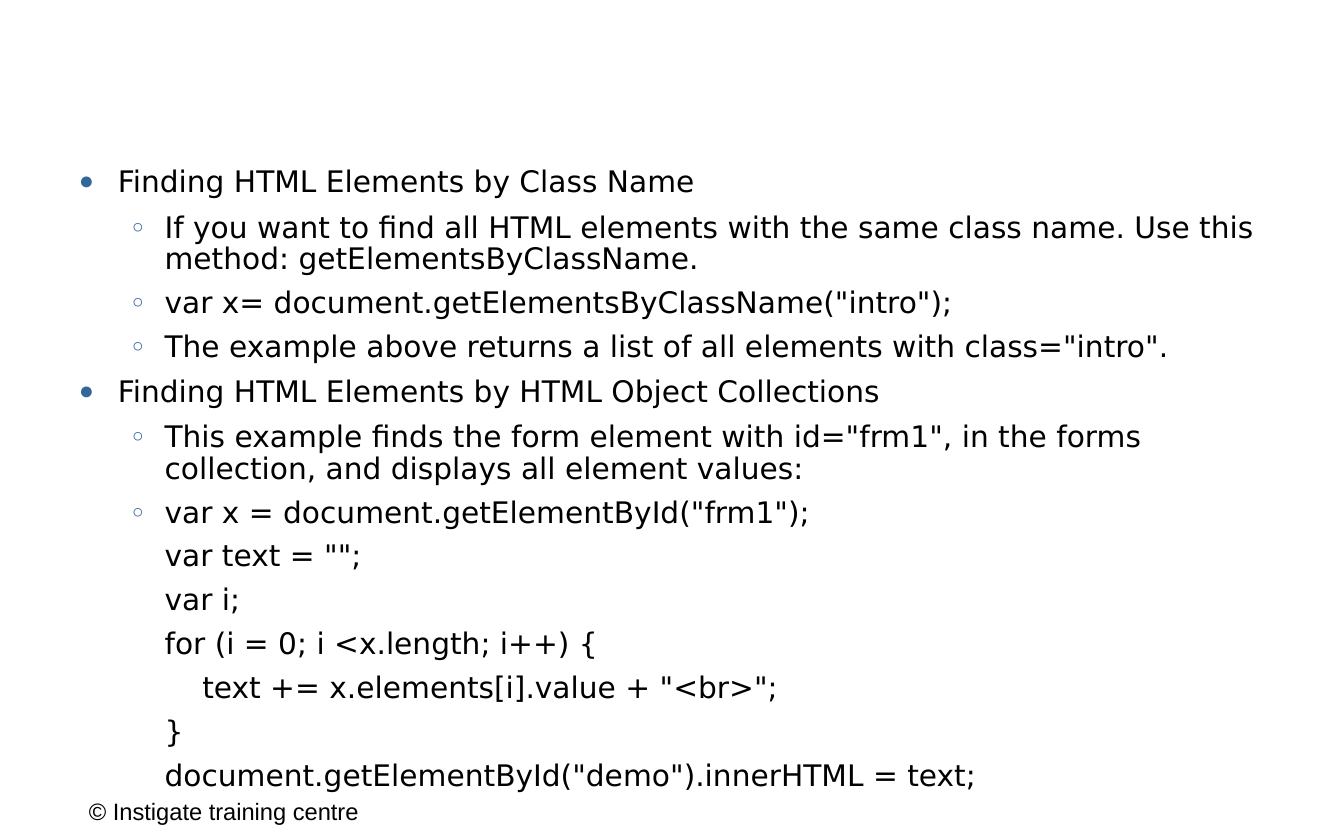
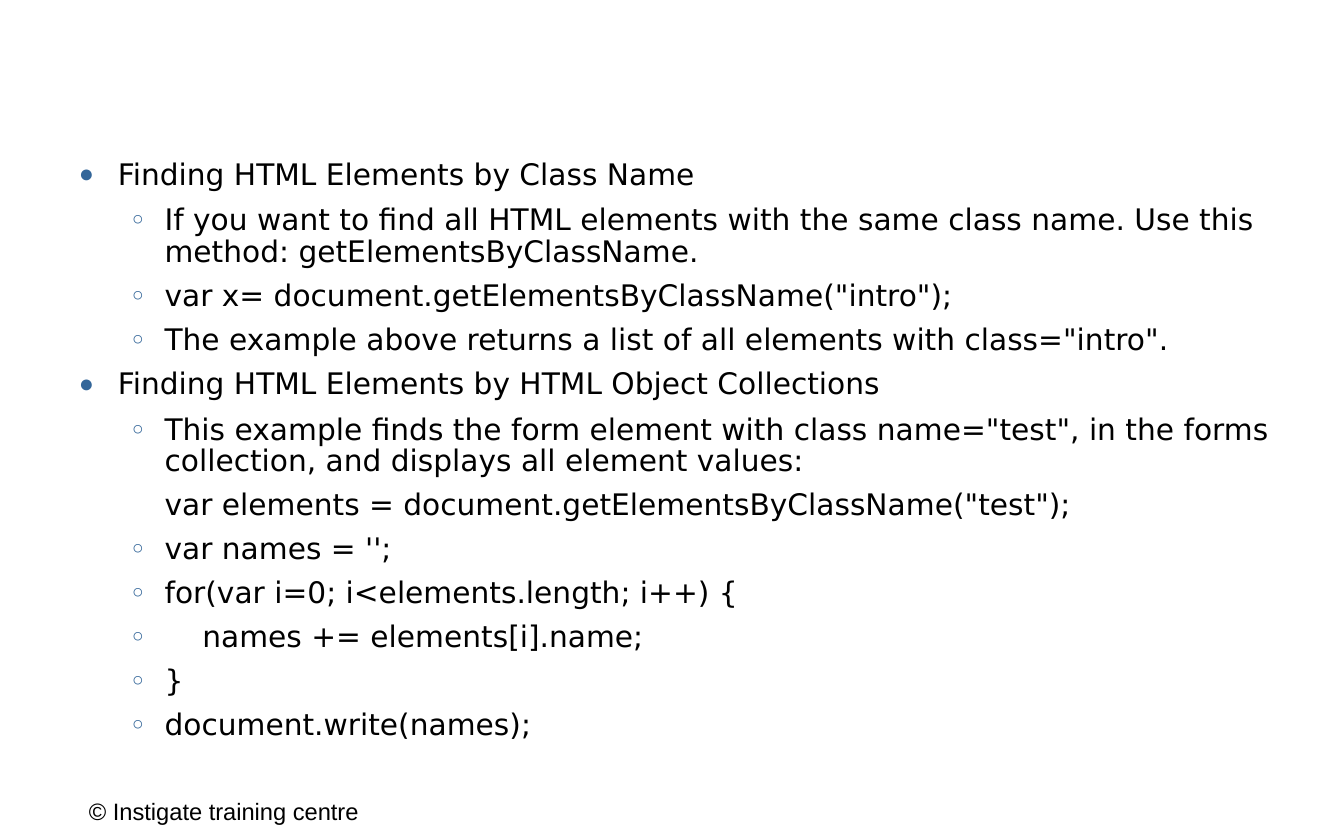
Before and after one commit to ITC-Vanadzor/ITC-7, a slide deck: slide 10 of Presentations/Javascript/5_dom.odp. Drawn at 1344x840 pixels with LibreOffice and Linux fonts; fonts in the diff are those of the drawing; background and template pictures are left out. Boxes give left, top, right and bottom in pixels: in the first picture for what was removed or moved away, otherwise in the second. Text is boxed around its words. In the diff, an @@ line names an element or a change of style, - is before the commit and + after.

Commit message:
- Updated JS presentations.

```diff
--- a/Presentations/Javascript/5_dom.odp
+++ b/Presentations/Javascript/5_dom.odp
@@ text "Finding HTML Elements by Class ..." moved from (x1=118, y1=169, x2=1253, y2=792) to (x1=118, y1=162, x2=1269, y2=739) @@
@@ text "Finding HTML Elements by Class ..." at (x1=118, y1=162, x2=1269, y2=739): bullet none to ○ @@
@@ text at (x1=165, y1=417, x2=1269, y2=651): text changed @@
-  ○ This example finds the form element with id="frm1", in the forms collection, and displays all element values:
-  ○ var x = document.getElementById("frm1");
-  var text = "";
-  var i;
-  for (i = 0; i <x.length; i++) {
-  text += x.elements[i].value + "<br>";
+  ○ This example finds the form element with class name="test", in the forms collection, and displays all element values:
+  var elements = document.getElementsByClassName("test");
+  ○ var names = '';
+  ○ for(var i=0; i<elements.length; i++) {
+  ○ names += elements[i].name;
@@ text at (x1=165, y1=712, x2=531, y2=739): text changed @@
-  document.getElementById("demo").innerHTML = text;
+  ○ document.write(names);
```
Also in this commit, not shown: 19 other slides changed, 3 other files.
